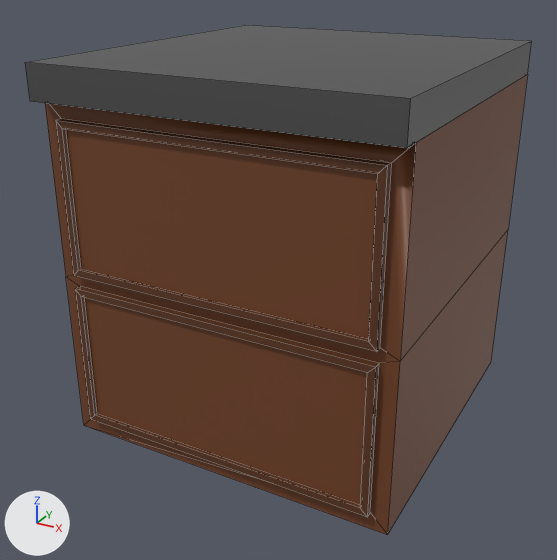
What one commit did to the FBX model DonutGame/Assets/Graphics/Models/cabinet1.fbx.
One viewpoint serves both versions: a 50 mm lens placed at (1.12, 0.191, 0.87), pointed at (0.091, 2.061, -0.065). Lighting does not change. The marker at lower left points along +X, +Y and +Z. The older version comes first. Mesh edges are drawn as thin lines.

In view in the first picture: 'cabinet.001'.
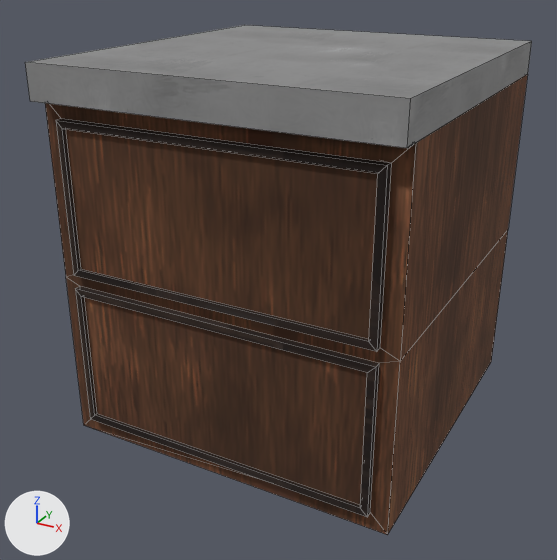
What differs and where, as boxes [x1, y1, x2, y2] in the pictures (557 x 560 px):
'cabinet.001', surface changed: [25, 25, 532, 535] in both
part 1 of me_cube_006, surface changed: [25, 25, 532, 535] in both
part 2 of me_cube_006, recoloured: [45, 74, 528, 535] in both
part 3 of me_cube_006, recoloured (lighter): [25, 25, 532, 148] in both

Patch to the scene script:
```diff
--- a/DonutGame/Assets/Graphics/Models/cabinet1.fbx.py
+++ b/DonutGame/Assets/Graphics/Models/cabinet1.fbx.py
@@ img_metal_top_basecolor_png @@
+img_metal_top_basecolor_png = load_image('metal_top_BaseColor.png', 'metal_top_BaseColor.png', 2048, 2048, 'sRGB')
@@ img_light_wood_basecolor_png @@
+img_light_wood_basecolor_png = load_image('light_wood_BaseColor.png', 'light_wood_BaseColor.png', 2048, 2048, 'sRGB')
@@ img_dark_wood_basecolor_png @@
+img_dark_wood_basecolor_png = load_image('dark_wood_BaseColor.png', 'dark_wood_BaseColor.png', 2048, 2048, 'sRGB')
@@ mat_dark_wood @@
 mat_dark_wood = principled_material('dark_wood')
-mat_dark_wood.base_color = (0.111, 0.037, 0.0135)  # brown #5e361f
+mat_dark_wood.texture = img_dark_wood_basecolor_png
+mat_dark_wood.roughness = 1.0
@@ mat_metal_top @@
+mat_metal_top = principled_material('metal_top')
+mat_metal_top.texture = img_metal_top_basecolor_png
+mat_metal_top.roughness = 0.627
@@ mat_light_wood @@
+mat_light_wood = principled_material('light_wood')
+mat_light_wood.texture = img_light_wood_basecolor_png
+mat_light_wood.roughness = 1.0
@@ me_cube_006 @@
 me_cube_006.from_pydata(...)  # 63 vertices, 69 faces; spans x -0.5..0.5, y -0.55..0.5, z -0.5..0.596
 # used by ob_cabinet_001; location = (0.125, 2.161, 0.0)
+# me_cube_006 part 1: 69 kept faces spanning x -0.5..0.5, y -0.55..0.5, z -0.5..0.596 get new texture (UV) coordinates
+# me_cube_006 part 2: 37 faces spanning x -0.5..0.5, y -0.51..0.5, z -0.5..0.5 switch from mat_pick_handle (brown #744326) to mat_light_wood (picture img_light_wood_basecolor_png)
+# me_cube_006 part 3: 8 faces spanning x -0.5..0.5, y -0.55..0.5, z 0.5..0.596 switch from mat_pick_metal (grey #777777) to mat_metal_top (picture img_metal_top_basecolor_png)
 me_cube_006.materials.append(mat_dark_wood)
```
